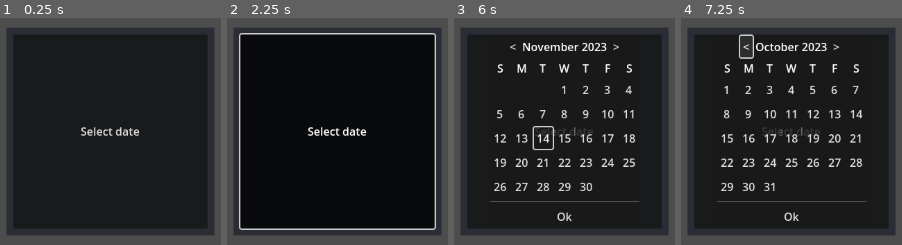
Above: before the commit, frames 1-4 (left to right).
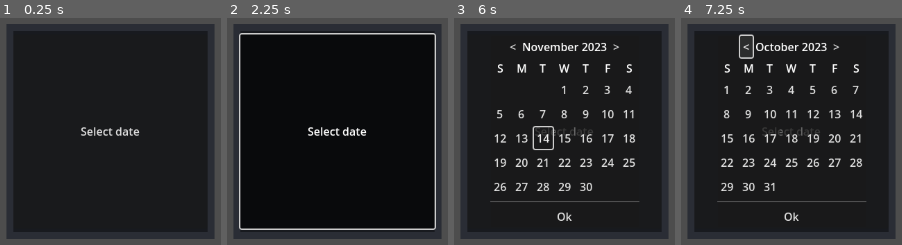
Above: after the commit, the same moments.

Repository: PeckyChicken/four-numbers
Game: Godot game, scene res://panel_container.tscn
Same seed, same stepped clock (60 frames per second), same inputs: the game is played once before the commit and once after it. This scene is started directly instead of the project's main scene.
Inputs (mouse positions are in pixels of both pictures, inside the frame that each line leads up to):
- Up to frame 1 (0.25 s): no input
- Up to frame 2 (2.25 s): click "Select date" at 0.5 s; click "Ok" at 1.25 s; tap Enter at 2 s; move the mouse to (297, 222) at 2.02 s; hold Up (ui_up) from 2.03 s (still down); click (297, 222) at 2.17 s
- Up to frame 3 (6 s): release Up (ui_up) at 2.75 s; click "Ok" at 2.75 s; tap Space at 3.5, 5 s; drag from (outside the picture) to (524, 222) at 3.52 s; tap Enter at 4.25, 5.75 s; move the mouse to (outside the picture) at 4.27 s; hold Left (ui_left) 4.28-5 s; drag from (604, 131) to (outside the picture) at 5.02 s; move the mouse to (outside the picture) at 5.77 s; hold Down (ui_down) from 5.78 s (still down)
- Up to frame 4 (7.25 s): release Down (ui_down) at 6.5 s; click "<" at 6.5 s

The runs differ from the first frame. In frame 1, 2.5% of the frame differs, in the area x 3-97%, y 2-98%; in frame 2, 2.5%; in frame 3, 2.5%; in frame 4, 2.5%.
Error in both runs: Invalid access to property or key 'difficulty' on a base object of type 'Window'. (res://panel_container.gd:25)

Commit message:
FEATURE #17: Margins on pop-up menus have been increased

Diff:
--- a/help_menu.tscn
+++ b/help_menu.tscn
@@ -3,8 +3,9 @@
 [ext_resource type="StyleBox" uid="uid://d07p4vu7fnr8d" path="res://pop-up.tres" id="1_f4yst"]
 
 [node name="HelpMenu" type="PanelContainer"]
+offset_top = 5.0
 offset_right = 326.0
-offset_bottom = 317.0
+offset_bottom = 402.0
 theme_override_styles/panel = ExtResource("1_f4yst")
 
 [node name="VBox" type="VBoxContainer" parent="."]
--- a/pop-up.tres
+++ b/pop-up.tres
@@ -7,3 +7,5 @@
 border_width_right = 10
 border_width_bottom = 10
 border_color = Color(0.164706, 0.176471, 0.207843, 1)
+expand_margin_top = 5.0
+expand_margin_bottom = 5.0
